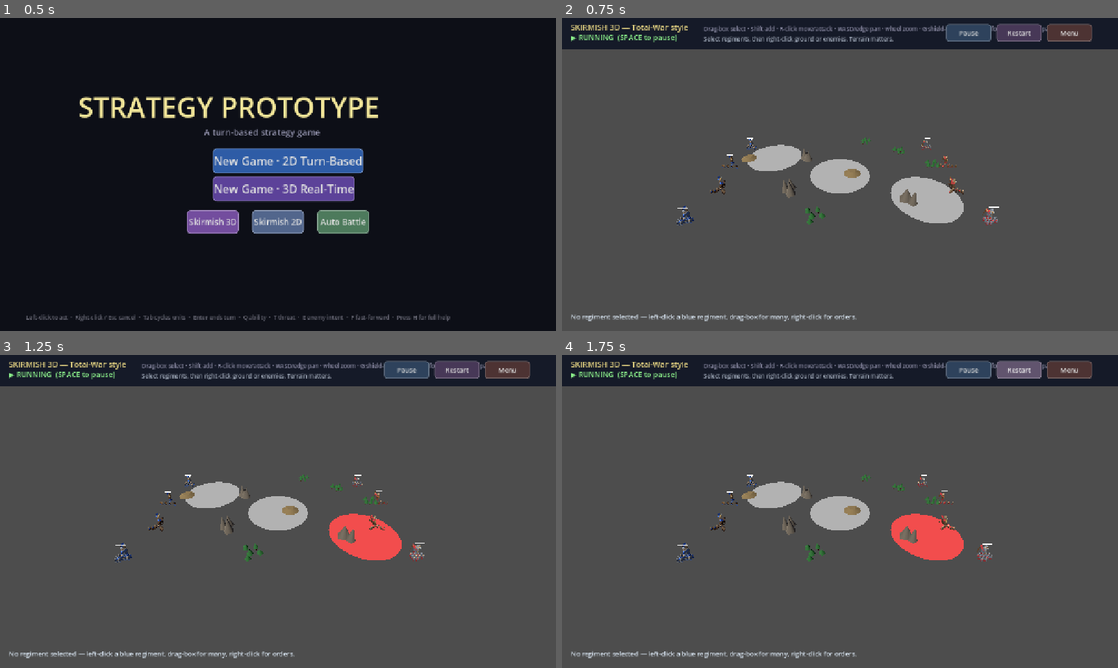
Above: before the commit, frames 1-4 (two rows, left to right).
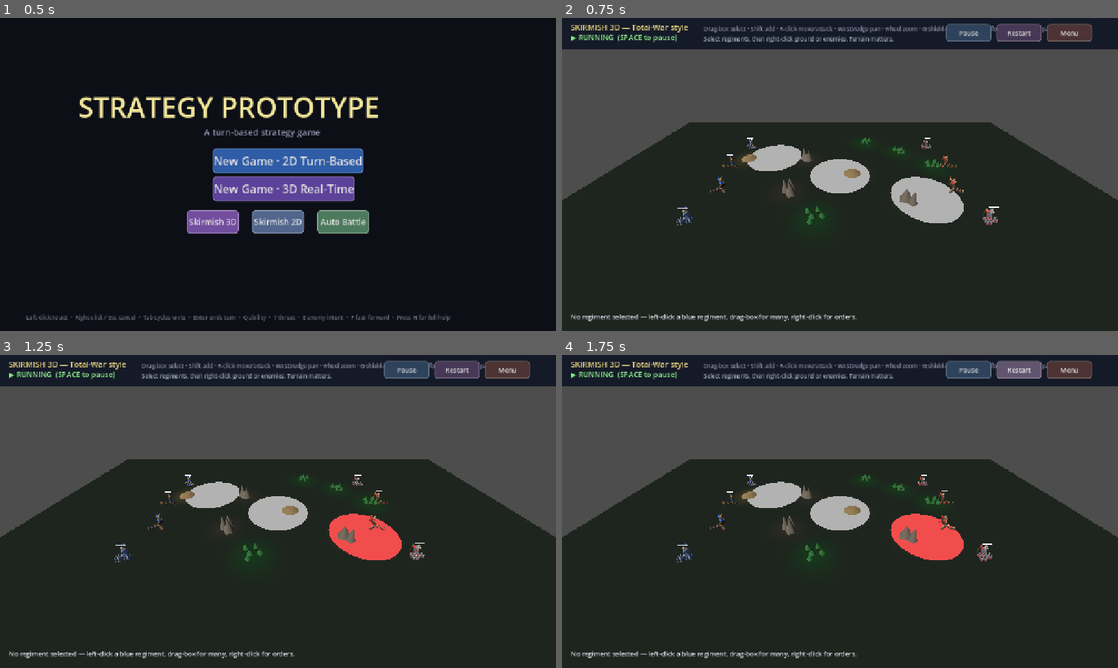
Above: after the commit, the same moments.

Repository: kabuumu/strategy-prototype
Game: Godot game, scene res://src/title/title.tscn
The game is run twice, just before and just after one commit, with the same random seed, the same clock (stepped at 60 frames per second) and the same inputs.
Inputs:
- Up to frame 1 (0.5 s): no input
- Up to frame 2 (0.75 s): click "Skirmish 3D" at 0.5 s
- Up to frame 3 (1.25 s): no input
- Up to frame 4 (1.75 s): click "Restart" at 1.25 s

Frame 1 is identical in both runs. In frame 2, 57% of the frame differs, in the area x 0-100%, y 33-100%; in frame 3, 57%; in frame 4, 57%.

Commit message:
3D terrain: continuous coloured ground from the procedural features
The 3D battlefield ground was a single flat colour; the procedurally placed
forest/hill/lava/mountain zones only showed as props. Now the ground is one
subdivided mesh whose vertex colours blend the biome base with each feature's
colour by proximity (smoothstep falloff), so the terrain types read as soft
continuous regions — no hex tiles.

- GROUND_TYPE_COLOR + _ground_color_at(): per-type colours blended by distance.
- _build_ground_mesh(): subdivided flat plane (80x50) carrying vertex colours;
  material is unshaded with vertex_color_use_as_albedo + cull disabled.
- Removed the orphaned hex-grid terrain code left over from the earlier
  continuous-terrain rewrite (TERRAIN_COLS/ROWS/SPACING/ORIGIN consts,
  _mountains/_forests/_hills/_lava cell arrays, _terrain_cell_world/
  _terrain_cell_at_world/_terrain_cell_color/_cell_seed/_valid_terrain_cell/
  _place_terrain_cells). Kept TERRAIN_HEX_RADIUS — still sizes the props.

Co-Authored-By: Claude Opus 4.8 <noreply@anthropic.com>

Diff:
--- a/src/skirmish3d/skirmish3d.gd
+++ b/src/skirmish3d/skirmish3d.gd
@@ -109,13 +109,18 @@
 const DRAG_THRESHOLD: float = 7.0
 const PICK_SCREEN_RADIUS: float = 17.0
 const PICK_RAY_RADIUS_SCALE: float = 1.8
-const TERRAIN_COLS: int = 14
-const TERRAIN_ROWS: int = 11
-const TERRAIN_HEX_RADIUS: float = 2.3
-const TERRAIN_X_SPACING: float = 3.9
-const TERRAIN_Z_SPACING: float = 2.95
-const TERRAIN_ORIGIN_X: float = -27.0
-const TERRAIN_ORIGIN_Z: float = -14.5
+const TERRAIN_HEX_RADIUS: float = 2.3   # base size for the feature props (trees, rocks, hills)
+
+# Continuous ground colouring: each feature type paints the surface around it.
+# (Used by _ground_color_at — the ground is one blended mesh, never hex tiles.)
+const GROUND_TYPE_COLOR: Dictionary = {
+	"mountain": Color(0.20, 0.18, 0.16),
+	"forest":   Color(0.10, 0.24, 0.12),
+	"hill":     Color(0.32, 0.27, 0.16),
+	"lava":     Color(0.48, 0.13, 0.05),
+}
+const GROUND_GRID_COLS: int = 80
+const GROUND_GRID_ROWS: int = 50
 
 var player_units: Array[SkirmishUnit3D] = []
 var enemy_units: Array[SkirmishUnit3D] = []
@@ -149,10 +154,6 @@
 
 var _waypoints: Array = []
 var _biome: Dictionary = {}
-var _mountains: Array[Vector2i] = []
-var _forests: Array[Vector2i] = []
-var _hills: Array[Vector2i] = []
-var _lava: Array[Vector2i] = []
 # Terrain features placed at world positions on the continuous ground.
 # Each: { "pos": Vector3, "type": String, "radius": float }
 var _features: Array = []
@@ -271,18 +272,6 @@
 				_features.append({"pos": pos, "type": type, "radius": radius})
 				placed += 1
 
-func _valid_terrain_cell(cell: Vector2i) -> bool:
-	return cell.x >= 0 and cell.x < TERRAIN_COLS and cell.y >= 0 and cell.y < TERRAIN_ROWS
-
-func _place_terrain_cells(rng: RandomNumberGenerator, target: Array[Vector2i], count: int, taken: Array[Vector2i]) -> void:
-	var tries: int = 0
-	while target.size() < count and tries < 80:
-		tries += 1
-		var cell := Vector2i(rng.randi_range(1, TERRAIN_COLS - 2), rng.randi_range(0, TERRAIN_ROWS - 1))
-		if cell not in taken:
-			target.append(cell)
-			taken.append(cell)
-
 func _build_field() -> void:
 	var world := Node3D.new()
 	world.name = "World"
@@ -308,18 +297,17 @@
 	_camera.current = true
 	world.add_child(_camera)
 
+	# One continuous ground mesh whose vertex colours follow the procedurally
+	# generated terrain — forest/hill/lava/mountain zones bleed into the biome
+	# base colour as soft regions, never hex tiles. Extends past the unit clamp
+	# bounds so there's no visible edge.
 	_ground = MeshInstance3D.new()
-	var plane := PlaneMesh.new()
-	# Extend the ground well past the unit clamp bounds so there's no visible
-	# edge — units always stand on a continuous surface.
-	plane.size = Vector2(FIELD_HALF_WIDTH * 2.0 + 24.0, FIELD_HALF_DEPTH * 2.0 + 24.0)
-	_ground.mesh = plane
-	_ground.rotation_degrees = Vector3(-90.0, 0.0, 0.0)
+	_ground.mesh = _build_ground_mesh()
 	_ground.position = Vector3(0.0, 0.0, 0.0)
 	var gm := StandardMaterial3D.new()
 	gm.shading_mode = BaseMaterial3D.SHADING_MODE_UNSHADED
-	var ground_color: Color = _biome.get("bg", Color(0.07, 0.10, 0.07))
-	gm.albedo_color = ground_color.lightened(0.05)
+	gm.vertex_color_use_as_albedo = true
+	gm.cull_mode = BaseMaterial3D.CULL_DISABLED
 	_ground.material_override = gm
 	world.add_child(_ground)
 	_build_terrain_visuals(world)
@@ -420,21 +408,49 @@
 			"lava":
 				_add_lava_pool(pos)
 
-func _terrain_cell_world(cell: Vector2i) -> Vector3:
-	var x: float = TERRAIN_ORIGIN_X + float(cell.x) * TERRAIN_X_SPACING
-	if (cell.y & 1) == 1:
-		x += TERRAIN_X_SPACING * 0.5
-	var z: float = TERRAIN_ORIGIN_Z + float(cell.y) * TERRAIN_Z_SPACING
-	return Vector3(x, 0.03, z)
-
-# Inverse of _terrain_cell_world: nearest terrain cell to a world position.
-func _terrain_cell_at_world(pos: Vector3) -> Vector2i:
-	var row: int = int(round((pos.z - TERRAIN_ORIGIN_Z) / TERRAIN_Z_SPACING))
-	row = clampi(row, 0, TERRAIN_ROWS - 1)
-	var off: float = TERRAIN_X_SPACING * 0.5 if (row & 1) == 1 else 0.0
-	var col: int = int(round((pos.x - TERRAIN_ORIGIN_X - off) / TERRAIN_X_SPACING))
-	col = clampi(col, 0, TERRAIN_COLS - 1)
-	return Vector2i(col, row)
+# Colour of the ground at a world (x, z): the biome base, with each nearby
+# feature blended in by proximity (1 at its centre, fading to 0 at its radius).
+func _ground_color_at(x: float, z: float, base: Color) -> Color:
+	var col := base
+	for f: Dictionary in _features:
+		var fp: Vector3 = f["pos"]
+		var r: float = float(f["radius"])
+		var d := Vector2(x - fp.x, z - fp.z).length()
+		if d >= r * 1.1:
+			continue
+		var t := 1.0 - clampf(d / (r * 1.1), 0.0, 1.0)
+		t = t * t * (3.0 - 2.0 * t)   # smoothstep falloff
+		var tc: Color = GROUND_TYPE_COLOR.get(String(f["type"]), base)
+		var strength := 0.95 if String(f["type"]) == "lava" else 0.78
+		col = col.lerp(tc, t * strength)
+	return col
+
+# Subdivided flat plane (y = 0) carrying the blended terrain colours as vertex
+# colours. Collision stays the separate box in _build_field.
+func _build_ground_mesh() -> ArrayMesh:
+	var w := FIELD_HALF_WIDTH * 2.0 + 24.0
+	var d := FIELD_HALF_DEPTH * 2.0 + 24.0
+	var base: Color = _biome.get("bg", Color(0.07, 0.10, 0.07)).lightened(0.06)
+	var st := SurfaceTool.new()
+	st.begin(Mesh.PRIMITIVE_TRIANGLES)
+	for j in range(GROUND_GRID_ROWS):
+		var z0 := -d * 0.5 + d * float(j) / float(GROUND_GRID_ROWS)
+		var z1 := -d * 0.5 + d * float(j + 1) / float(GROUND_GRID_ROWS)
+		for i in range(GROUND_GRID_COLS):
+			var x0 := -w * 0.5 + w * float(i) / float(GROUND_GRID_COLS)
+			var x1 := -w * 0.5 + w * float(i + 1) / float(GROUND_GRID_COLS)
+			_st_ground_vertex(st, x0, z0, base)
+			_st_ground_vertex(st, x1, z0, base)
+			_st_ground_vertex(st, x1, z1, base)
+			_st_ground_vertex(st, x0, z0, base)
+			_st_ground_vertex(st, x1, z1, base)
+			_st_ground_vertex(st, x0, z1, base)
+	return st.commit()
+
+func _st_ground_vertex(st: SurfaceTool, x: float, z: float, base: Color) -> void:
+	st.set_color(_ground_color_at(x, z, base))
+	st.set_normal(Vector3.UP)
+	st.add_vertex(Vector3(x, 0.0, z))
 
 const LAVA_DPS: int = 6
 const FOREST_DEF_MULT: float = 0.7
@@ -479,20 +495,6 @@
 		if u.is_alive(): out.append(u)
 	return out
 
-func _terrain_cell_color(cell: Vector2i) -> Color:
-	if cell in _mountains:
-		return Color(0.19, 0.17, 0.15)
-	if cell in _forests:
-		return Color(0.10, 0.25, 0.12)
-	if cell in _hills:
-		return Color(0.30, 0.25, 0.15)
-	if cell in _lava:
-		return Color(0.46, 0.12, 0.04)
-	var bg: Color = _biome.get("bg", Color(0.07, 0.10, 0.07))
-	return bg.lightened(0.14 if (cell.x + cell.y) % 2 == 0 else 0.08)
-
-func _cell_seed(cell: Vector2i) -> int:
-	return cell.x * 73856093 ^ cell.y * 19349663
 
 func _make_mat(color: Color, unshaded: bool = false, emission: Color = Color(0.0, 0.0, 0.0, 0.0)) -> StandardMaterial3D:
 	var mat := StandardMaterial3D.new()
